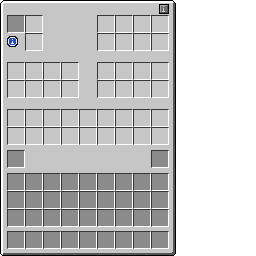
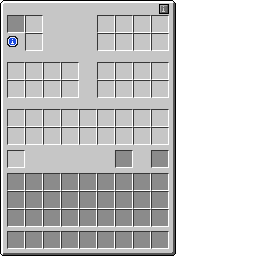
Layers edited between the first and the second 256 x 256 image:
painted on "Mockup" over [8,151,24,167]
painted on "Slots" over [8,150,133,168]
